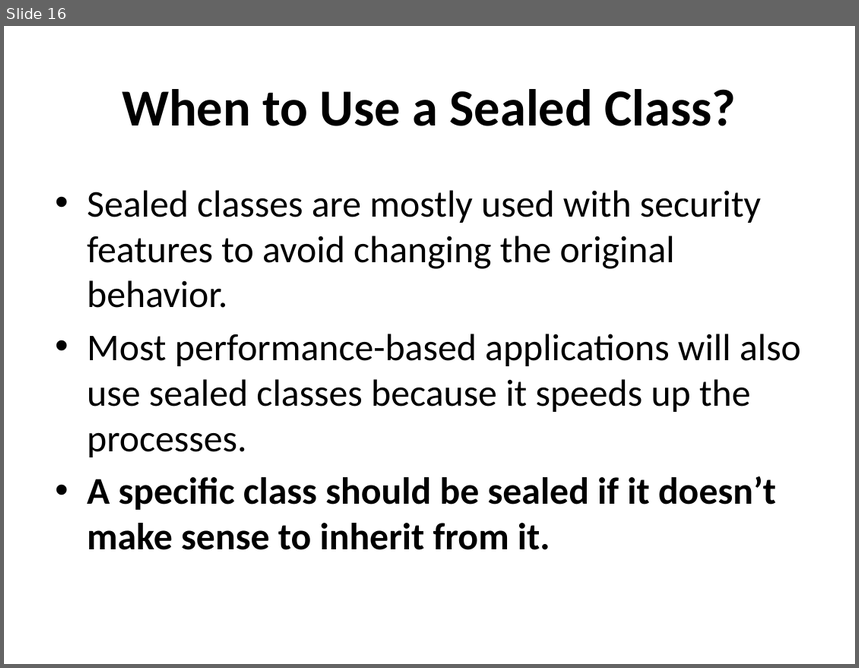
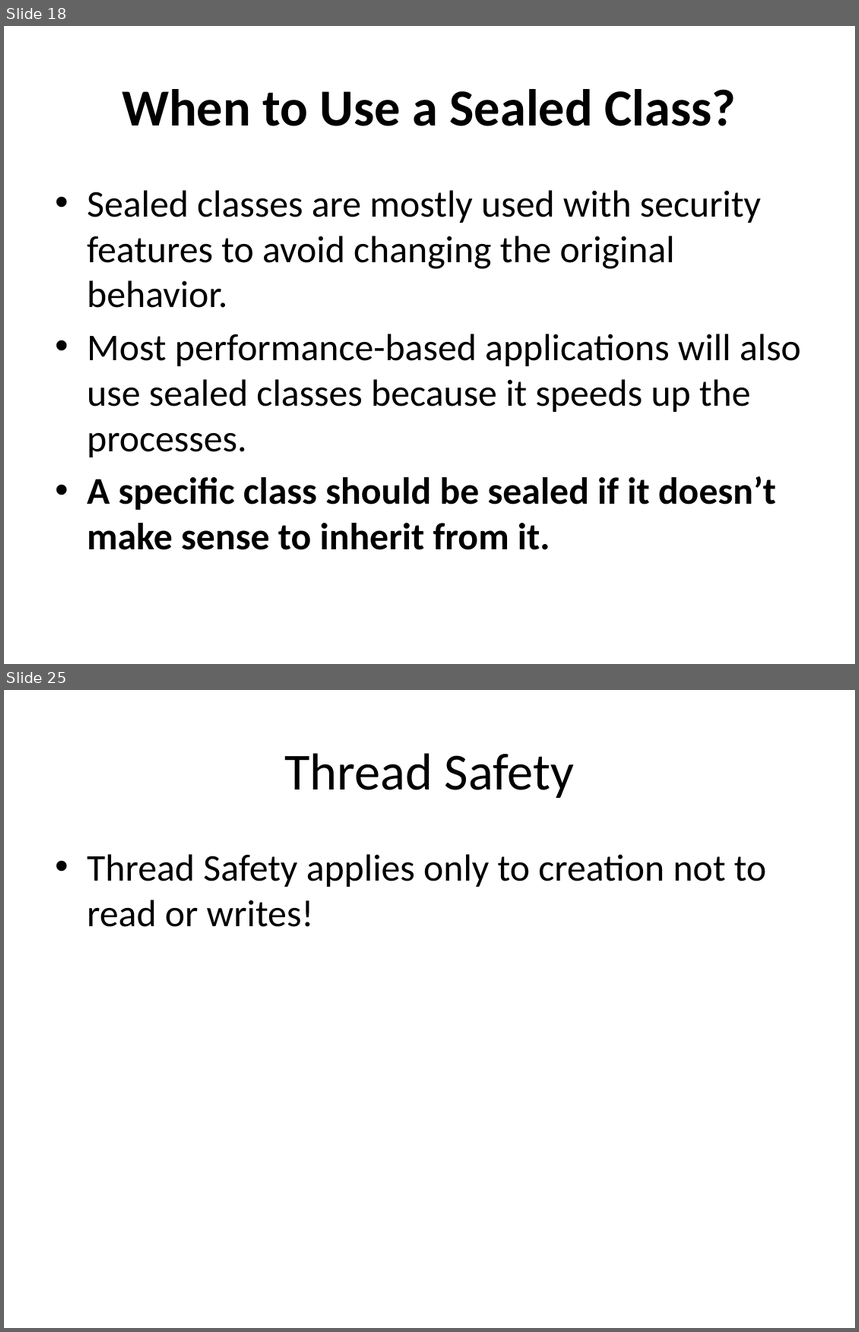
Before and after one commit to vantale/SOLID.DesignPatterns, a slide deck: SOLID.DesignPatterns/Singleton/Sealed/Boosting Performance with Sealed Classes.pptx. Shown one above the other, each under a label of ours: slide 16 before the commit, slides 18 and 25 after it; the slides between them are not shown. The pictures are 859x668 and 859x1332 pixels, drawn with LibreOffice and Linux fonts; fonts in the diff are those of the drawing. Boxes give left, top, right and bottom in pixels: in the first picture for what was removed or moved away, otherwise in the second. Text is boxed around its words. In the diff, an @@ line names an element or a change of style, - is before the commit and + after.

```diff
--- a/SOLID.DesignPatterns/Singleton/Sealed/Boosting Performance with Sealed Classes.pptx
+++ b/SOLID.DesignPatterns/Singleton/Sealed/Boosting Performance with Sealed Classes.pptx
@@ slide 25 added at (x1=4, y1=690, x2=855, y2=1328), background #FFFFFF @@
@@ title added at (x1=284, y1=753, x2=575, y2=798), 44 pt, text #000000 @@
+Thread Safety
@@ text added at (x1=87, y1=854, x2=766, y2=927), 32 pt, text #000000 @@
+• Thread Safety applies only to creation not to read or writes!
@@ what was slide 16 is now slide 18 @@
```
Also in this commit, not shown: 1 slide changed, 9 other slides added, 2 slides removed, 2 other files.
